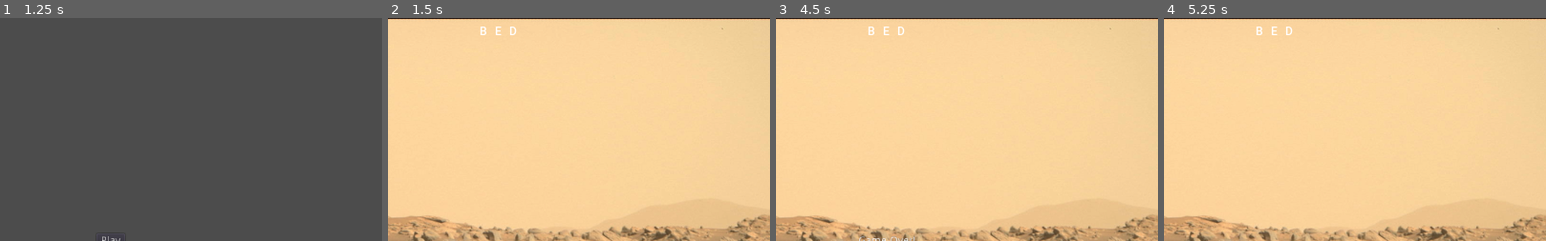
Above: before the commit, frames 1-4 (left to right).
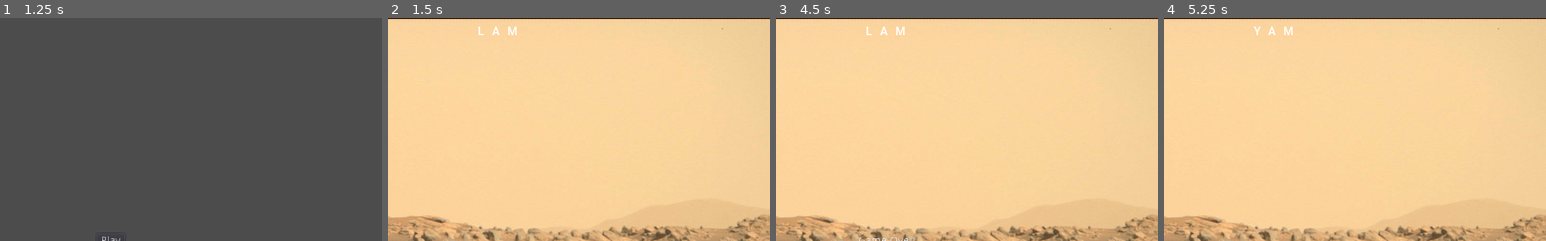
Above: after the commit, the same moments.

Repository: the-g-force/FamJam-February2021
Game: Godot game, scene res://src/SplashScreen.tscn
Two runs of this game, one before a commit and one after it. Both use one fixed random seed, a clock stepped at 60 frames per second and the inputs below.
Inputs (mouse positions are % of the whole screen's width and height, from its top left):
- Up to frame 1 (1.25 s): tap Enter at 0.5 s; move the mouse to (72, 45) at 0.52 s; click (72, 45) at 0.67 s
- Up to frame 2 (1.5 s): click "Play" at 1.25 s
- Up to frame 3 (4.5 s): move the mouse to (30, 55) at 2.02 s; click (30, 55) at 2.17 s; move the mouse to (60, 28) at 2.77 s; click (60, 28) at 2.92 s; move the mouse to (45, 70) at 3.52 s; click (45, 70) at 3.67 s; move the mouse to (80, 65) at 4.27 s; click (80, 65) at 4.42 s
- Up to frame 4 (5.25 s): click "Play Again" at 5 s
The pictures show only the part of the screen within x 36-86%, y 0-50%; the shares and areas given below are measured in that part.

Frame 1 is identical in both runs. In frame 2, 0.2% of the frame differs, in the area x 23-34%, y 3-8%; in frame 3, 0.2%; in frame 4, 0.1%.

Commit message:
Update wordbank.tres

Diff:
--- a/project/assets/wordbank.tres
+++ b/project/assets/wordbank.tres
@@ -1,2 +1,38 @@
 bed
 head
+the
+lead
+rockets
+leg
+lead
+bead
+pow
+batman
+skulls
+jill
+jack
+lack
+jog
+bad
+lad
+wham
+yam
+spam
+sandwich
+game
+lame
+lam
+need
+want
+potato
+pock
+whack
+crack
+check
+lack
+chock
+jam
+dam
+hoover
+bam
+tick
